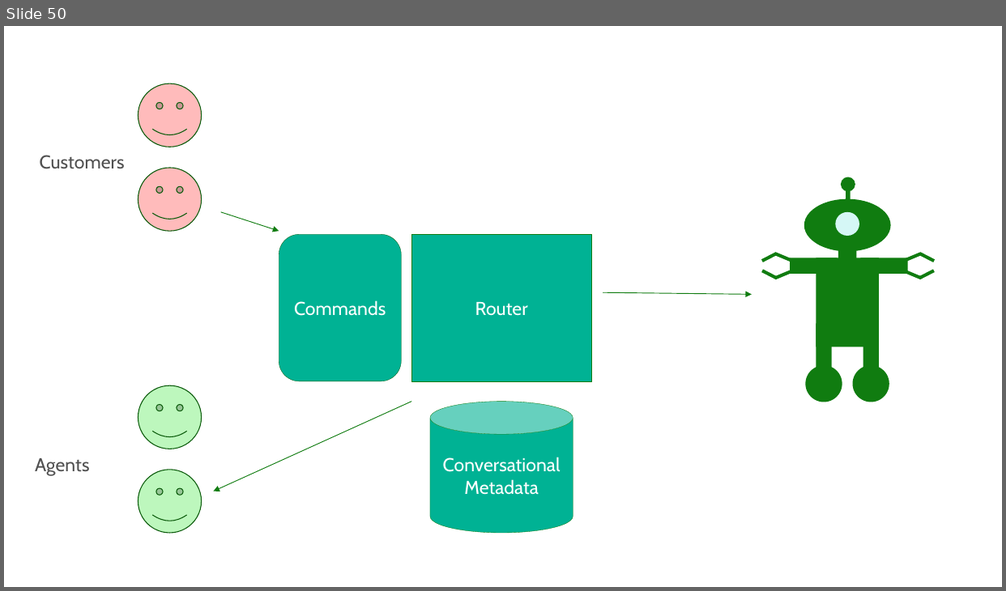
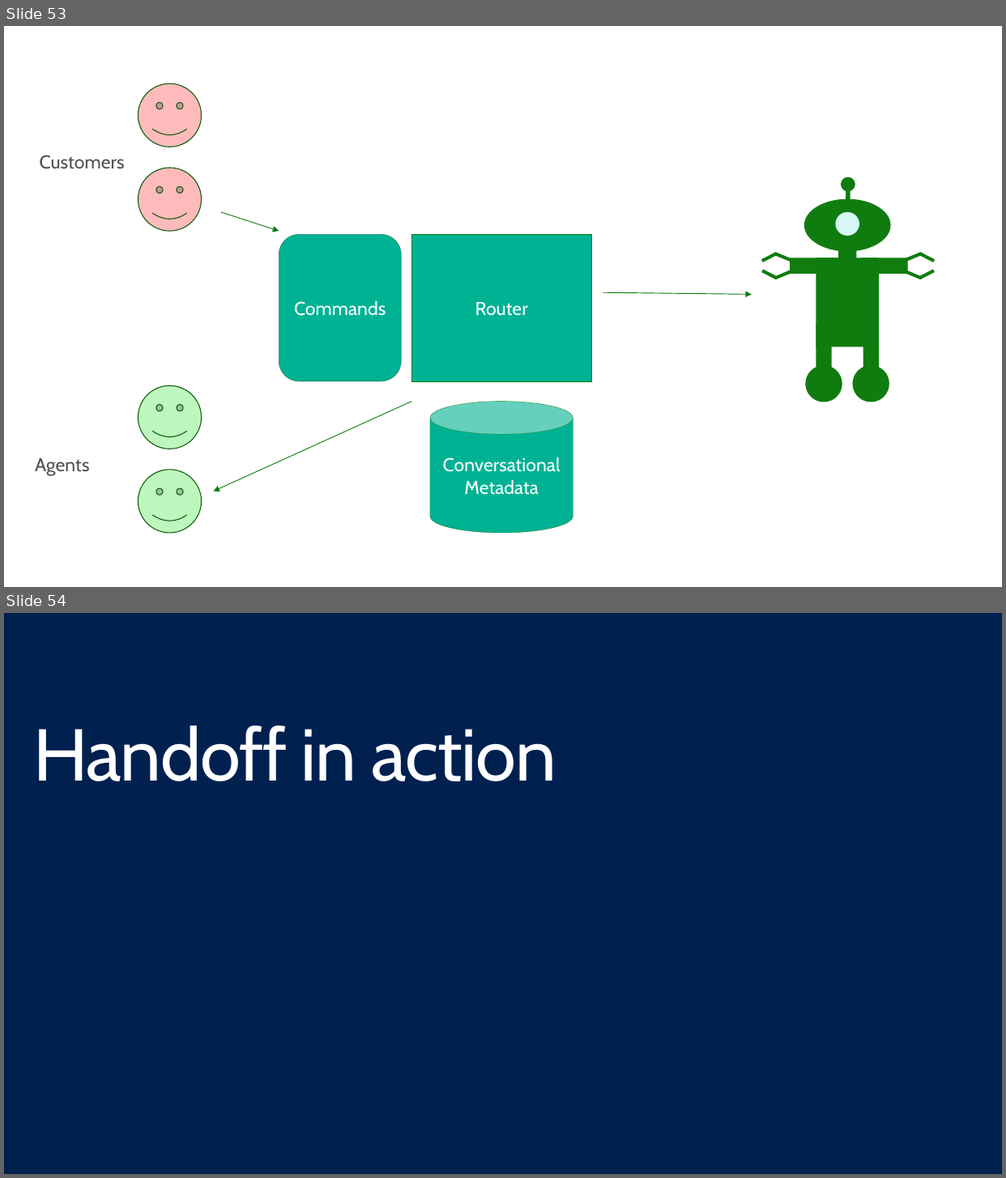
Before and after one commit to GeekTrainer/help-desk-bot-lab, a slide deck: Slides/7 - Handoff to Human.pptx. Shown one above the other, each under a label of ours: slide 50 before the commit, slides 53 and 54 after it. The pictures are 1006x591 and 1006x1178 pixels, drawn with LibreOffice and Linux fonts; fonts in the diff are those of the drawing. Boxes give left, top, right and bottom in pixels: in the first picture for what was removed or moved away, otherwise in the second. Text is boxed around its words. In the diff, an @@ line names an element or a change of style, - is before the commit and + after.

```diff
--- a/Slides/7 - Handoff to Human.pptx
+++ b/Slides/7 - Handoff to Human.pptx
@@ slide 54 added at box(4, 613, 1002, 1174), background #002050 @@
@@ title added at box(33, 726, 556, 781), 72 pt, text #FFFFFF @@
+Handoff in action
@@ what was slide 50 is now slide 53 @@
```
Also in this commit, not shown: 10 slides changed, 4 other slides added, 1 slide removed, 3 other files.
